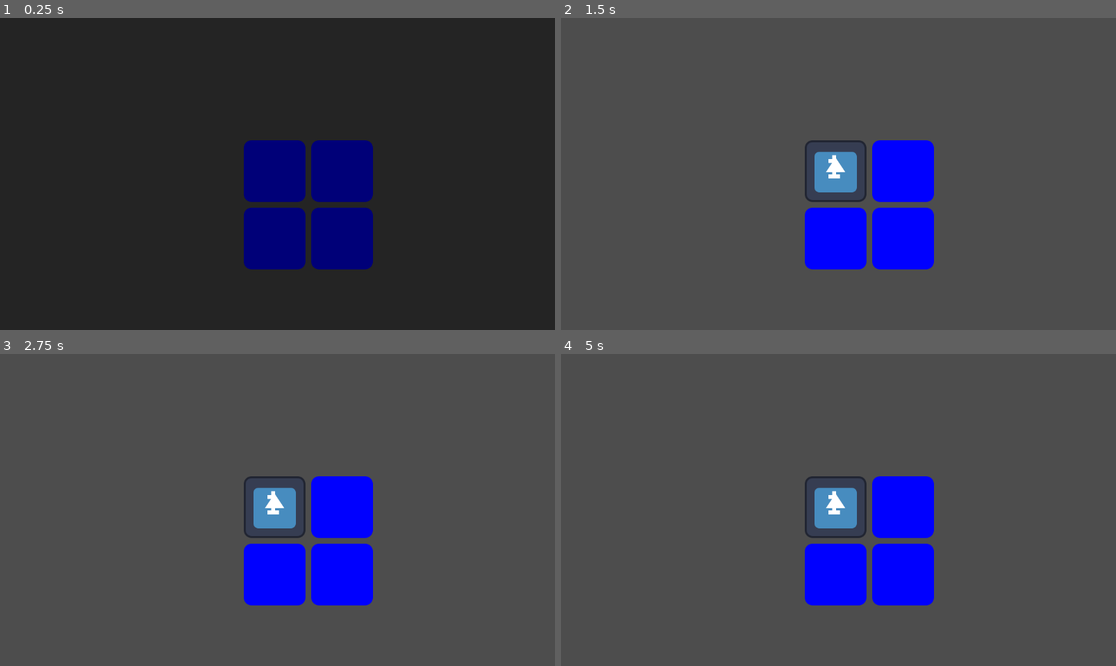
Above: before the commit, frames 1-4 (two rows, left to right).
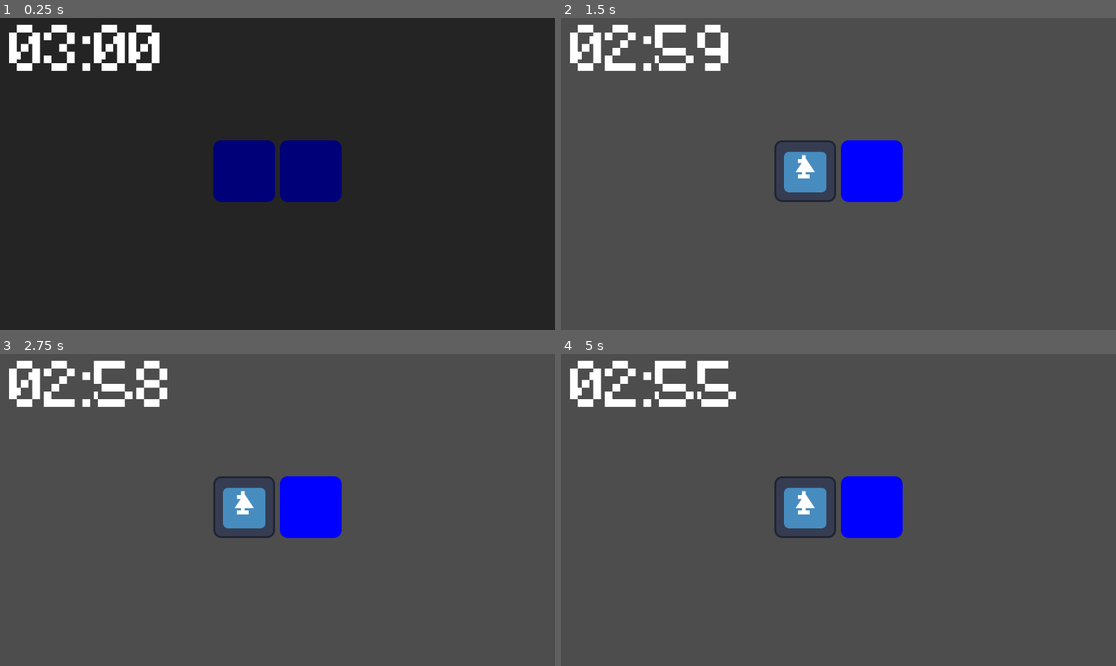
Above: after the commit, the same moments.

Repository: Estefano-Alfredo/Jogo-ASSARTE
Game: Godot game, scene res://Nos de Nivel/Nivel 2/nivel_2.tscn
The game is run twice, just before and just after one commit, with the same random seed, the same clock (stepped at 60 frames per second) and the same inputs. This scene is started directly instead of the project's main scene. The engine's default icon, where the game draws it, is replaced by a stand-in: a white triangle on a blue panel in a dark square.
Inputs (mouse positions are in pixels of both pictures, inside the frame that each line leads up to):
- Up to frame 1 (0.25 s): no input
- Up to frame 2 (1.5 s): click (805, 139) at 0.52 s; click (805, 139) at 1.27 s
- Up to frame 3 (2.75 s): click (244, 475) at 2.02 s
- Up to frame 4 (5 s): tap Enter at 2.75, 4.25 s; tap Space at 3.5 s

The runs differ from the first frame. In frame 1, 9.0% of the frame differs, in the area x 1-68%, y 2-81%; in frame 2, 9.8%; in frame 3, 9.9%; in frame 4, 9.9%.
Error before the commit: Invalid assignment of property or key 'valor_da_carta' with value of type 'int' on a base object of type 'AnimationPlayer'. (res://Nos)

Commit message:
Cotinuidade entre niveis feita
So falta o nivel 3

Diff:
--- a/bio-geometria/bio-geometria/Global.gd
+++ b/bio-geometria/bio-geometria/Global.gd
@@ -9,4 +9,10 @@
 var volume : float = 1.0
 var volume_temp : float = 1.0
 
+ # PONTUAÇÃO
 var total_seconds : int = 0
+
+var segundos_nivel_1 : int = 0
+
+var segundos_nivel_2 : int = 0
+var erros_nivel_2 : int = 0
--- a/bio-geometria/bio-geometria/Nos de Nivel/Nivel 1/level_1.gd
+++ b/bio-geometria/bio-geometria/Nos de Nivel/Nivel 1/level_1.gd
@@ -1,5 +1,6 @@
 extends Control
 
+@onready var contador: Control = $Contador
 
 var selecao := ""
 var selecao2 := ""
@@ -18,6 +19,7 @@
 @onready var esc_triangulo: Button = $MarginContainer/VBoxContainer/Triangulo
 @onready var esc_quadrado: Button = $MarginContainer/VBoxContainer/Quadrado
 @onready var esc_semicirculo: Button = $MarginContainer/VBoxContainer/Semicirculo
+@onready var anim := $Transicao/AnimationPlayer
 
 func _on_triangulo_pressed() -> void:
 	if esc_triangulo.x == false:
@@ -68,8 +70,9 @@
 		selecao = ""
 		selecao2 = ""
 		if progresso >= 3:
-			$Transicao/AnimationPlayer.play("fade_in")
-			await $Transicao/AnimationPlayer.animation_finished
+			contador.ligado = false
+			anim.play("fade_in")
+			await anim.animation_finished
 			get_tree().change_scene_to_file("res://Nos de Nivel/Nivel 2/nivel_2.tscn")
 	else:
 		print("Resposta Incorreta")
--- a/bio-geometria/bio-geometria/Nos de Nivel/Nivel 2/nivel_2.gd
+++ b/bio-geometria/bio-geometria/Nos de Nivel/Nivel 2/nivel_2.gd
@@ -1,22 +1,21 @@
 extends Control
-var count := 0
+var count := 1
 var cartas: Array = []
-signal custom_event()
+var acertos : int = 0
+#const Carta = preload("uid://bfxmnen770jbj")
 
-#const Carta = preload("uid://bfxmnen770jbj")
+@onready var anim := $"../Transicao/AnimationPlayer"
 
 func _init() -> void:
 	pass
 
 
 func _ready() -> void:
-	var all_descendants = find_children("*", "", true, false)
+	var all_descendants = find_children("*", "Control", false, false)
 	for node in all_descendants:
-		print("Processing descendant: " + node.name)
 		count = count + 1
 	@warning_ignore("integer_division")
 	count = count / 2
-	print(count)
 	for i in count:
 		print("i:" + str(i))
 		cartas.append(i+1)
@@ -27,32 +26,27 @@
 	var i := 0
 	for node in all_descendants:
 		node.valor_da_carta = cartas[i]
-		print(cartas[i])
 		i = i + 1
-	#
-	#var all_descendants = find_children("*", "", true, false)
-
-	# "*" matches all names, "" matches all types, true for recursive, false to not own the array
-
-	#for child in get_parent().get_children():
-		#if child.has_method("teste"): # Or check if it's of a specific type
-			#child.my_signal.connect(self.my_signal_handler)
-			#print("Sucesso")
 
 
 func _on_carta_teste() -> void:
 
-	var all_descendants = find_children("*", "", true, false)
+	var all_descendants = find_children("*", "Control", false, false)
 	await get_tree().create_timer(1.0).timeout
 	if Global.selecionado_1 != Global.selecionado_2:
-		print("F")
+		Global.erros_nivel_2 += 1
 		for node in all_descendants:
 			if node.correto == false:
-				node.esconder_carta()
+				if node.amostra:
+					node.esconder_carta()
 	else:
-		print("UAU")
+		acertos += 1
 		for node in all_descendants:
-			if node.amostra == true:
+			if node.amostra:
 				node.correto = true
+		if acertos == count:
+			anim.play("fade_in")
+			await anim.animation_finished
+			get_tree().change_scene_to_file("res://Nos de Nivel/Nivel 3/Nivel 3.tscn")
 	Global.selecionado_1 = 0
 	Global.selecionado_2 = 0
--- a/bio-geometria/bio-geometria/Nos de Nivel/Nivel 2/nivel_2.tscn
+++ b/bio-geometria/bio-geometria/Nos de Nivel/Nivel 2/nivel_2.tscn
@@ -1,8 +1,9 @@
-[gd_scene load_steps=4 format=3 uid="uid://clgvfm3owppwd"]
+[gd_scene load_steps=5 format=3 uid="uid://clgvfm3owppwd"]
 
 [ext_resource type="Script" uid="uid://cue3t6s8gik0w" path="res://Nos de Nivel/Nivel 2/nivel_2.gd" id="1_vc3to"]
 [ext_resource type="PackedScene" uid="uid://d2vemjbylj3tx" path="res://Nos/nova_carta.tscn" id="2_i26w3"]
 [ext_resource type="PackedScene" uid="uid://ceb1yq77ygyfb" path="res://Nos/transicao.tscn" id="3_i26w3"]
+[ext_resource type="PackedScene" uid="uid://dayfhtq76hld" path="res://Nos/contador.tscn" id="4_t2hph"]
 
 [node name="Nivel 2" type="Control"]
 layout_mode = 3
@@ -25,9 +26,9 @@
 offset_bottom = 70.0
 grow_horizontal = 2
 grow_vertical = 2
-theme_override_constants/h_separation = 140
-theme_override_constants/v_separation = 140
-columns = 2
+theme_override_constants/h_separation = 10
+theme_override_constants/v_separation = 10
+columns = 3
 script = ExtResource("1_vc3to")
 
 [node name="Nova carta" parent="GridContainer" instance=ExtResource("2_i26w3")]
@@ -36,11 +37,16 @@
 [node name="Nova carta2" parent="GridContainer" instance=ExtResource("2_i26w3")]
 layout_mode = 2
 
-[node name="Nova carta3" parent="GridContainer" instance=ExtResource("2_i26w3")]
-layout_mode = 2
-
-[node name="Nova carta4" parent="GridContainer" instance=ExtResource("2_i26w3")]
-layout_mode = 2
-
 [node name="Transicao" parent="." instance=ExtResource("3_i26w3")]
 layout_mode = 1
+
+[node name="Contador" parent="." instance=ExtResource("4_t2hph")]
+layout_mode = 0
+offset_left = 19.0
+offset_top = 14.0
+offset_right = 19.0
+offset_bottom = 14.0
+tempo = 180
+
+[connection signal="teste" from="GridContainer/Nova carta" to="GridContainer" method="_on_carta_teste"]
+[connection signal="teste" from="GridContainer/Nova carta2" to="GridContainer" method="_on_carta_teste"]
--- a/bio-geometria/bio-geometria/Nos/carta.gd
+++ b/bio-geometria/bio-geometria/Nos/carta.gd
@@ -13,8 +13,8 @@
 	#pass
 
 func esconder_carta():
+	anim.play_backwards("flip")
 	amostra = false
-	label.text = ""
 
 
 func _on_button_pressed() -> void:
--- a/bio-geometria/bio-geometria/Nos/contador.tscn
+++ b/bio-geometria/bio-geometria/Nos/contador.tscn
@@ -1,6 +1,6 @@
 [gd_scene load_steps=3 format=3 uid="uid://dayfhtq76hld"]
 
-[ext_resource type="Script" uid="uid://5ffkyk3lyjf1" path="res://contador.gd" id="1_ew00x"]
+[ext_resource type="Script" uid="uid://5ffkyk3lyjf1" path="res://Nos/contador.gd" id="1_ew00x"]
 [ext_resource type="FontFile" uid="uid://cumtjsj4a0asq" path="res://Assets/Fontes/Minecraft.ttf" id="2_yrnm2"]
 
 [node name="Contador" type="Control"]
--- a/bio-geometria/bio-geometria/Nos/nova_carta.tscn
+++ b/bio-geometria/bio-geometria/Nos/nova_carta.tscn
@@ -164,6 +164,7 @@
 [sub_resource type="StyleBoxEmpty" id="StyleBoxEmpty_tq7kg"]
 
 [node name="Nova carta" type="Control"]
+custom_minimum_size = Vector2(128, 128)
 layout_mode = 3
 anchor_right = 0.11100001
 anchor_bottom = 0.19800001
@@ -202,15 +203,11 @@
 
 [node name="Label" type="Label" parent="."]
 layout_mode = 1
-anchors_preset = 8
-anchor_left = 0.5
-anchor_top = 0.5
-anchor_right = 0.5
-anchor_bottom = 0.5
-offset_left = -64.0
-offset_top = -64.0
-offset_right = 63.999786
-offset_bottom = 63.99977
+anchors_preset = -1
+anchor_right = 1.0
+anchor_bottom = 1.0
+offset_right = -0.00021362305
+offset_bottom = -0.00022888184
 grow_horizontal = 2
 grow_vertical = 2
 theme_override_fonts/font = ExtResource("3_ivuie")
Renamed: bio-geometria/bio-geometria/contador.gd -> bio-geometria/bio-geometria/Nos/contador.gd
Renamed: bio-geometria/bio-geometria/contador.gd.uid -> bio-geometria/bio-geometria/Nos/contador.gd.uid
